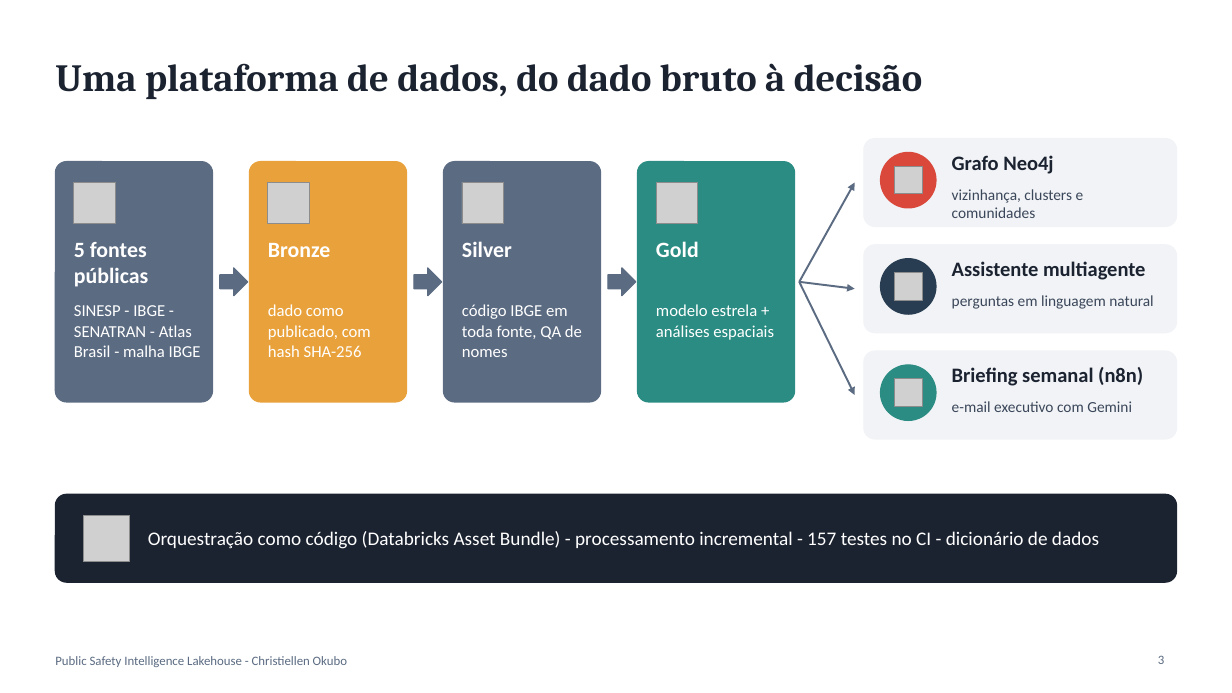
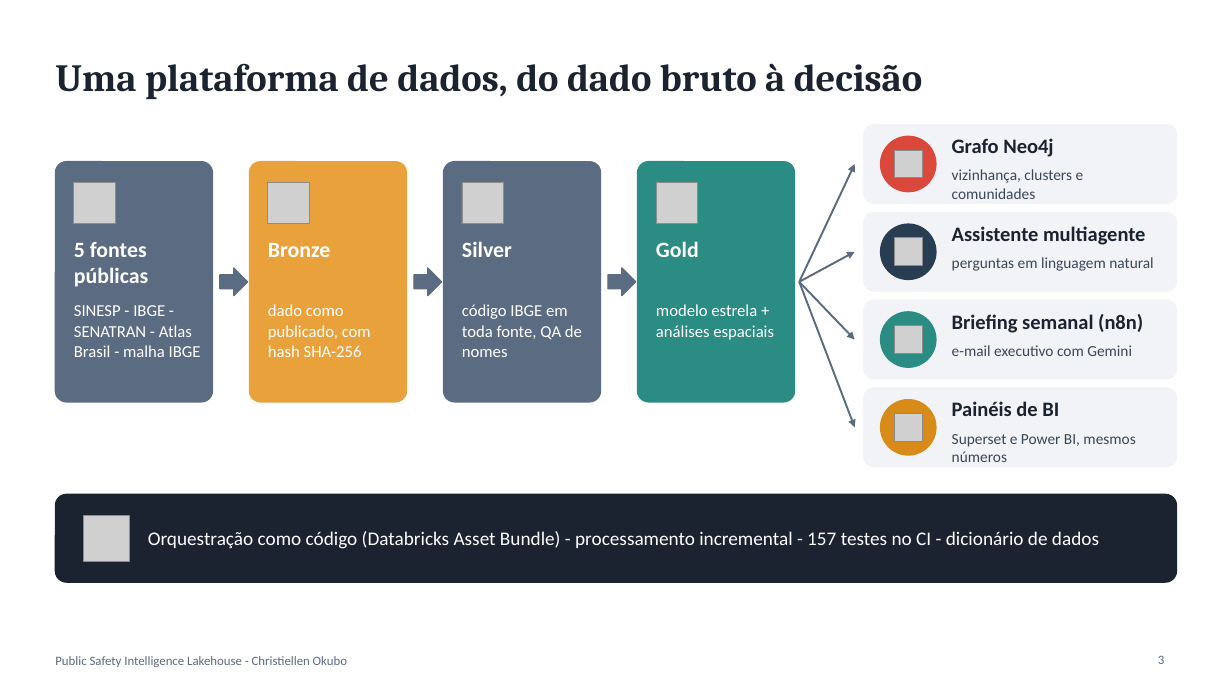
Before and after one commit to Christiellen/Public-Safety-Intelligence-Lakehouse, a slide deck: slide 3 of docs/presentation/PSI_Lakehouse_Apresentacao_PT_v4.pptx. Drawn at 1232x693 pixels with LibreOffice and Linux fonts; fonts in the diff are those of the drawing; grey boxes stand for pictures. Boxes give left, top, right and bottom in pixels: in the first picture for what was removed or moved away, otherwise in the second. Text is boxed around its words. In the diff, an @@ line names an element or a change of style, - is before the commit and + after.

Commit message:
Power BI version, architecture and presentations

```diff
--- a/docs/presentation/PSI_Lakehouse_Apresentacao_PT_v4.pptx
+++ b/docs/presentation/PSI_Lakehouse_Apresentacao_PT_v4.pptx
@@ rounded rectangle: place and size @@
-rounded rectangle at (864, 139, 1177, 226)
+rounded rectangle at (864, 125, 1177, 203)
@@ 1 picture, 1 text, 1 ellipse: place and size @@
-1 picture, 1 text, 1 ellipse at (881, 152, 1053, 208)
+1 picture, 1 text, 1 ellipse at (881, 137, 1053, 192)
@@ arrow moved from (799, 282) - (855, 183) to (799, 282) - (855, 164) @@
@@ text "vizinhança, clusters e comunidades": place and size @@
-text "vizinhança, clusters e comunidades" at (952, 189, 1084, 218)
+text "vizinhança, clusters e comunidades" at (952, 169, 1084, 199)
@@ rounded rectangle: place and size @@
-rounded rectangle at (864, 245, 1177, 333)
+rounded rectangle at (864, 213, 1177, 291)
@@ 1 picture, 1 text, 1 ellipse: place and size @@
-1 picture, 1 text, 1 ellipse at (881, 259, 1145, 314)
+1 picture, 1 text, 1 ellipse at (881, 224, 1145, 279)
@@ arrow moved from (799, 282) - (855, 288) to (799, 282) - (855, 252) @@
@@ text "perguntas em linguagem natural": place and size @@
-text "perguntas em linguagem natural" at (952, 295, 1153, 309)
+text "perguntas em linguagem natural" at (952, 257, 1153, 271)
@@ arrow moved from (799, 282) - (855, 396) to (799, 282) - (855, 339) @@
@@ arrow added from (799, 282) to (855, 427), #5B6B82 1.5 pt @@
@@ rounded rectangle: place and size @@
-rounded rectangle at (864, 351, 1177, 439)
+rounded rectangle at (864, 300, 1177, 379)
@@ 2 texts, 1 picture, 1 ellipse: place and size @@
-2 texts, 1 picture, 1 ellipse at (881, 365, 1143, 421)
+2 texts, 1 picture, 1 ellipse at (881, 312, 1143, 368)
@@ rounded rectangle added at (864, 388, 1177, 467), fill #F1F3F6, outline #F1F3F6 1 pt @@
@@ ellipse added at (881, 400, 936, 456), fill #D98B1A, outline #D98B1A 1 pt @@
@@ picture added at (895, 413, 922, 441) @@
@@ text added at (952, 401, 1059, 416), 16 pt, text #1B2230, bold @@
+Painéis de BI
@@ text added at (952, 434, 1135, 462), 12 pt, text #3A4659 @@
+Superset e Power BI, mesmos números
```
Also in this commit, not shown: 1 other slide changed, 2 other files.
